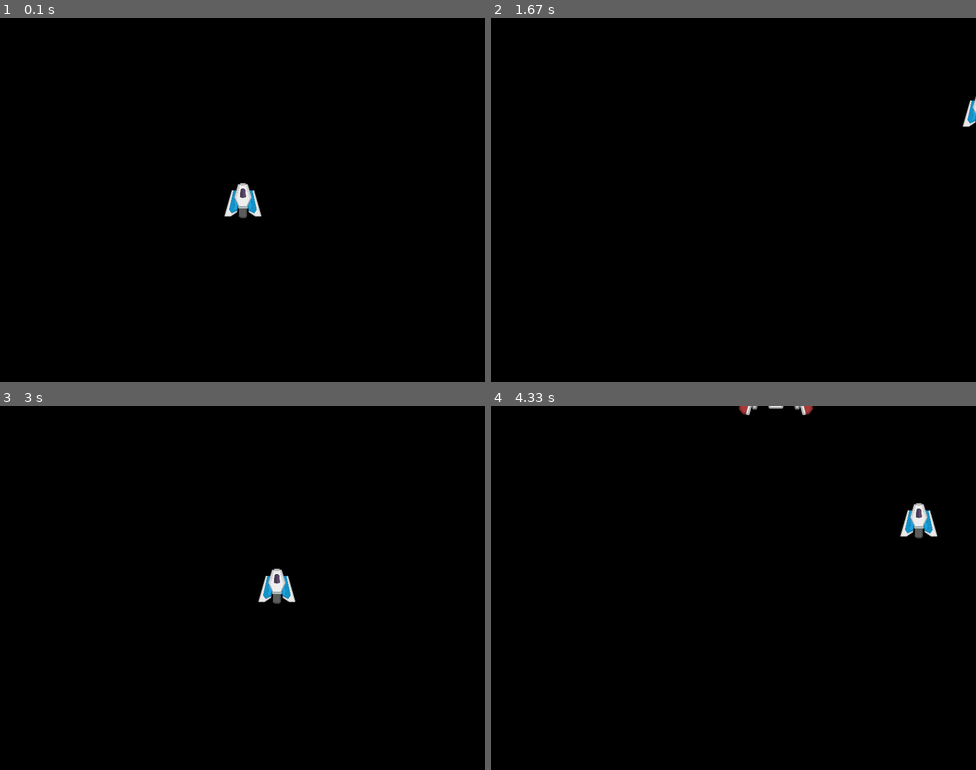
Above: before the commit, frames 1-4 (two rows, left to right).
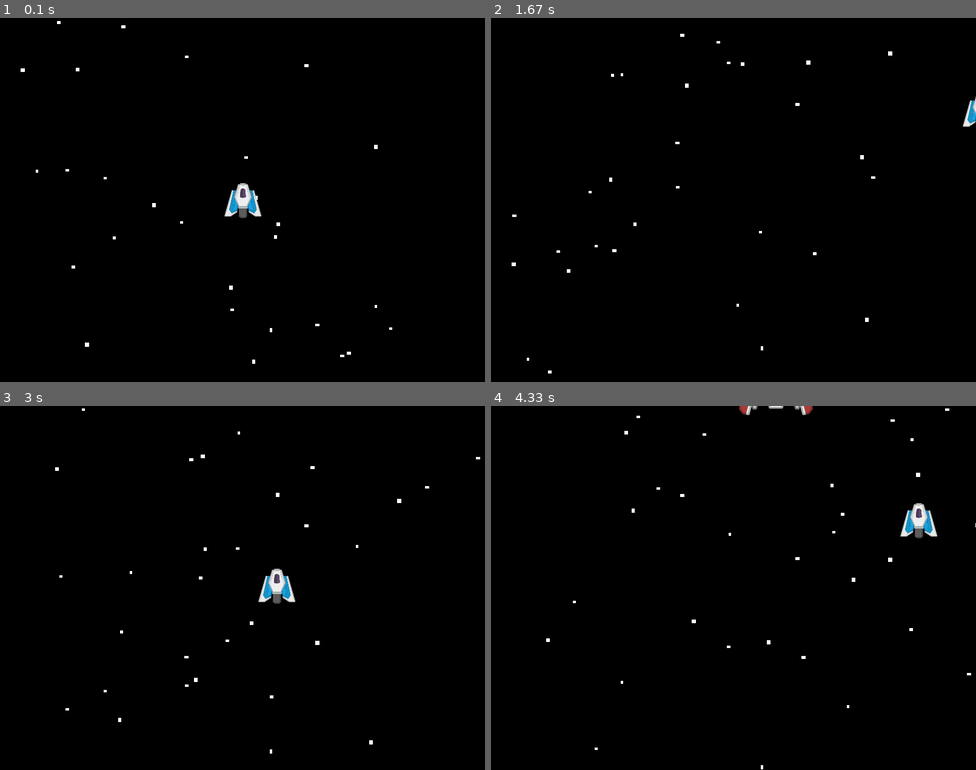
Above: after the commit, the same moments.

Repository: Pawel095/PJ_Pygame_Prezentacja
Game: pygame game, started from game/main.py
Two runs of this game, one before a commit and one after it. Both use one fixed random seed, a clock stepped at 60 frames per second and the inputs below.
Inputs:
- Up to frame 1 (0.1 s): no input
- Up to frame 2 (1.67 s): hold D 0.33-0.8 s; hold W 0.83-1.13 s; hold D 1.17-1.63 s
- Up to frame 3 (3 s): hold A 1.67-2.2 s; hold S 2.23-2.53 s; hold A 2.57-2.97 s
- Up to frame 4 (4.33 s): hold W 3-3.37 s; hold D 3.4-4.03 s; hold S from 4.07 s (still down)

The runs differ from the first frame. In frame 1, 0.2% of the frame differs, in the area x 4-81%, y 0-95%; in frame 2, 0.2%, in the area x 4-83%, y 4-98%; in frame 3, 0.2%; in frame 4, 0.2%.

Commit message:
background added

Diff:
--- a/game/main.py
+++ b/game/main.py
@@ -7,6 +7,7 @@
 import loader
 from sprites import bullets
 from sprites import enemy
+from sprites.background import Background
 from sprites.player import Player
 
 logging.basicConfig(level=logging.DEBUG)
@@ -20,7 +21,7 @@
 
 clk = pygame.time.Clock()
 player = Player()
-
+bg = Background()
 enemy_spawn_ctrl = enemy.Controller()
 
 
@@ -38,11 +39,13 @@
     player.update(deltaT)
     bullets.update_all_bullets(deltaT)
     enemy_spawn_ctrl.update(deltaT)
+    bg.update(deltaT)
 
     # RENDERING
     srf = pygame.display.get_surface()
     srf.fill((0, 0, 0))
 
+    bg.draw()
     player.draw()
     bullets.draw_all_bullets()
     enemy_spawn_ctrl.draw_all_enemies()
--- a/game/sprites/__base.py
+++ b/game/sprites/__base.py
@@ -1,5 +1,5 @@
 from abc import ABC
-
+import global_vars as g
 import pygame
 
 
@@ -13,9 +13,10 @@
         acceleration=(0, 0),
     ):
         self.sprite = sprite
-        self.size = self.sprite.get_rect()[2:]
-        self.hitbox_size = max(self.size)
-        self.collision_radius = max(self.size) / 2
+        if sprite is not None:
+            self.size = self.sprite.get_rect()[2:]
+            self.hitbox_size = max(self.size)
+            self.collision_radius = max(self.size) / 2
         self.speed = speed
         self.position = position
         self.velocity = velocity
@@ -27,6 +28,14 @@
     def approach(cls, current, target, step=0.1):
         delta = target - current
         return current + delta * step
+
+    def is_outside_screen(self):
+        return (
+            self.position[0] + self.size[0] <= 0
+            or self.position[1] + self.size[1] <= 0
+            or self.position[0] >= g.SCREEN_SIZE[0]
+            or self.position[1] >= g.SCREEN_SIZE[1]
+        )
 
     def update(self, deltaT):
         self.__linear_update(deltaT)
--- /dev/null
+++ b/game/sprites/background.py
@@ -0,0 +1,42 @@
+from .__base import Base
+import global_vars as g
+import random
+import pygame
+
+
+class BackgroundParticle(Base):
+    def __init__(self):
+        super().__init__(None)
+        self.position = (
+            random.randint(0, g.SCREEN_SIZE[0]),
+            random.randrange(0, g.SCREEN_SIZE[1]),
+        )
+        self.velocity = (0, random.randrange(10, 400))
+        self.size = (random.randint(4, 7), random.randint(4, 7))
+
+    def update(self, deltaT):
+        super().update(deltaT)
+        if self.is_outside_screen():
+            self.position = (
+                random.randint(0, g.SCREEN_SIZE[0]),
+                0+self.size[1],
+            )
+
+    def draw(self):
+        srf = pygame.display.get_surface()
+        x, y = self.position
+        w, h = self.size
+        pygame.draw.rect(srf, (255, 255, 255), (x, y, w, h))
+
+
+class Background:
+    def __init__(self):
+        self.particles = []
+        for _ in range(30):
+            self.particles.append(BackgroundParticle())
+
+    def draw(self):
+        [p.draw() for p in self.particles]
+
+    def update(self, deltaT):
+        [p.update(deltaT) for p in self.particles]
--- a/game/sprites/player.py
+++ b/game/sprites/player.py
@@ -59,14 +59,6 @@
 
         self.velocity = (vx, vy)
 
-    def update(self, deltaT):
-        self.update_timers(deltaT)
-        if self.alive:
-            self.movement()
-            self.shooting()
-            self.check_for_bullet_hits()
-        super().update(deltaT)
-
     def check_for_bullet_hits(self):
         bullets = get_bullets_for_shooter(g.ENEMY_SHOOTER_GROUP)
         for b in bullets:
@@ -76,6 +68,14 @@
                 if self.hp <= 0:
                     self.alive = False
 
+    def update(self, deltaT):
+        self.update_timers(deltaT)
+        if self.alive:
+            self.movement()
+            self.shooting()
+            self.check_for_bullet_hits()
+        super().update(deltaT)
+
     def draw(self):
         if self.alive:
             super().draw()
